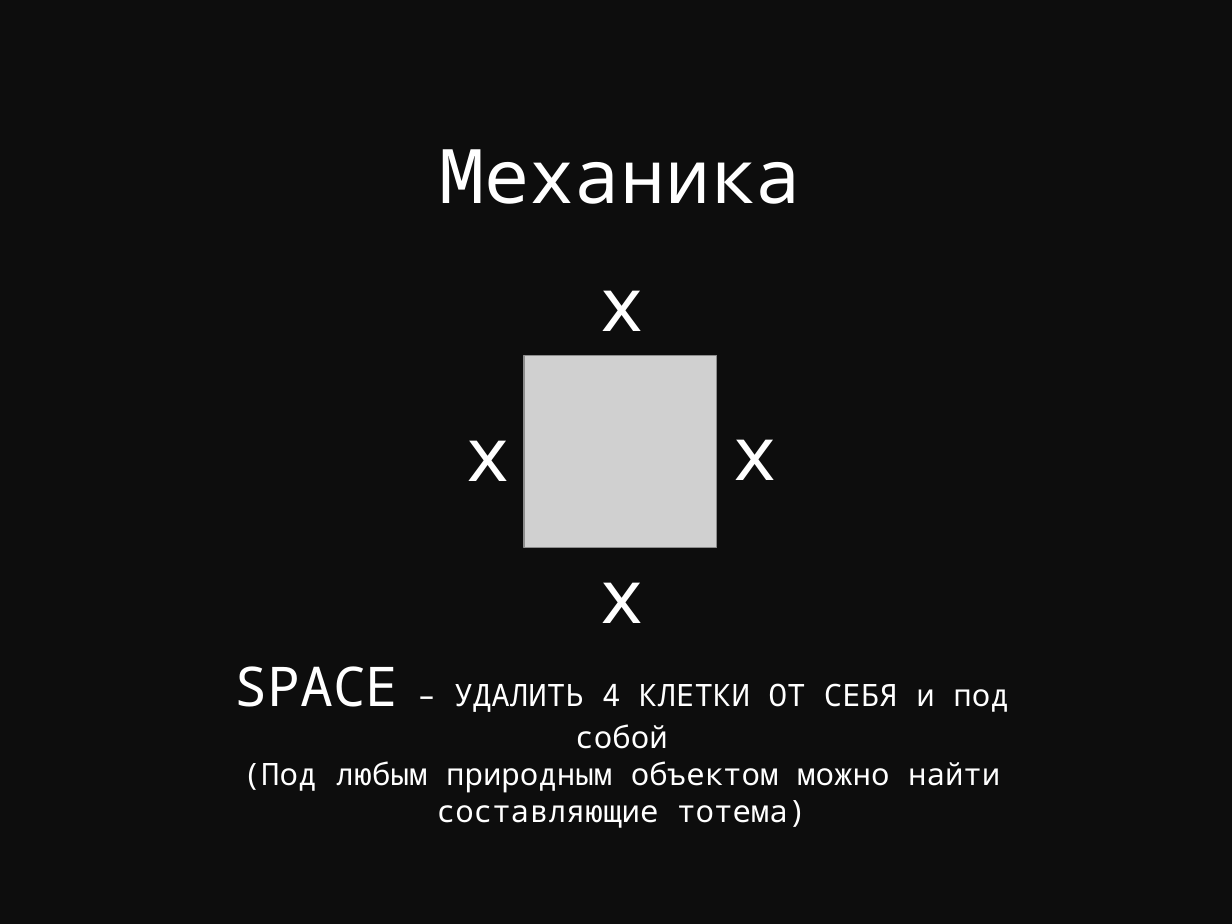
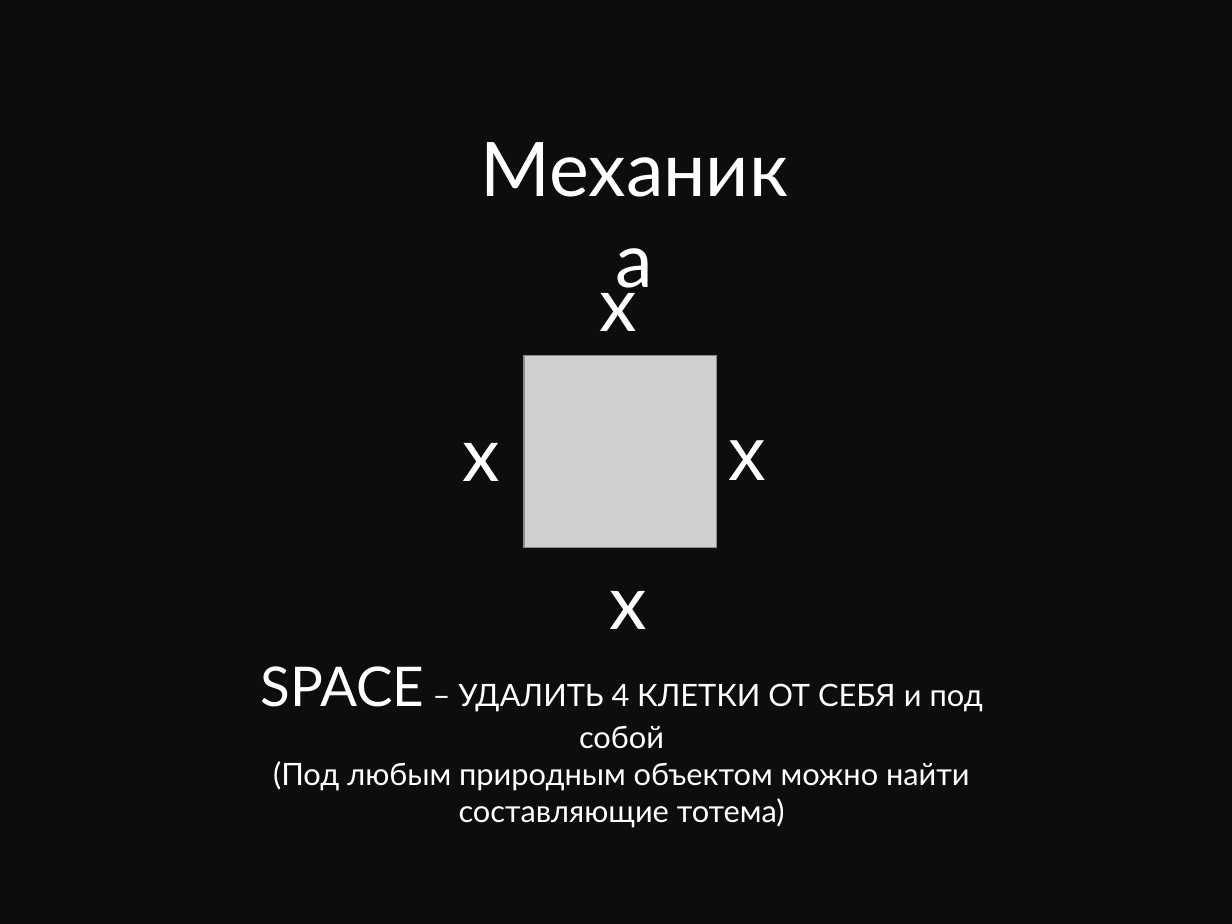
Before and after one commit to evilrise7/hostage, a slide deck: slide 6 of yandex_project_game.pptx. Drawn at 1232x924 pixels with LibreOffice and Linux fonts; fonts in the diff are those of the drawing; grey boxes stand for pictures. Boxes give left, top, right and bottom in pixels: in the first picture for what was removed or moved away, otherwise in the second. Text is boxed around its words. In the diff, an @@ line names an element or a change of style, - is before the commit and + after.

```diff
--- a/yandex_project_game.pptx
+++ b/yandex_project_game.pptx
@@ font Noto Sans Mono to Lato in 5 elements at [260,666,983,828], [600,266,637,331], [462,443,499,481], [609,591,646,629], [452,116,817,219] @@
@@ text "Механика": place and size @@
-text "Механика" at [439,149,800,204]
+text "Механика" at [452,116,817,219]
@@ text "x" at [729,440,767,480]: font Noto Sans Mono to Arial @@
@@ text "x": place and size @@
-text "x" at [599,582,644,623]
+text "x" at [609,591,646,629]
```
Also in this commit, not shown: 9 other slides changed, 6 slides added, 1 other file.
